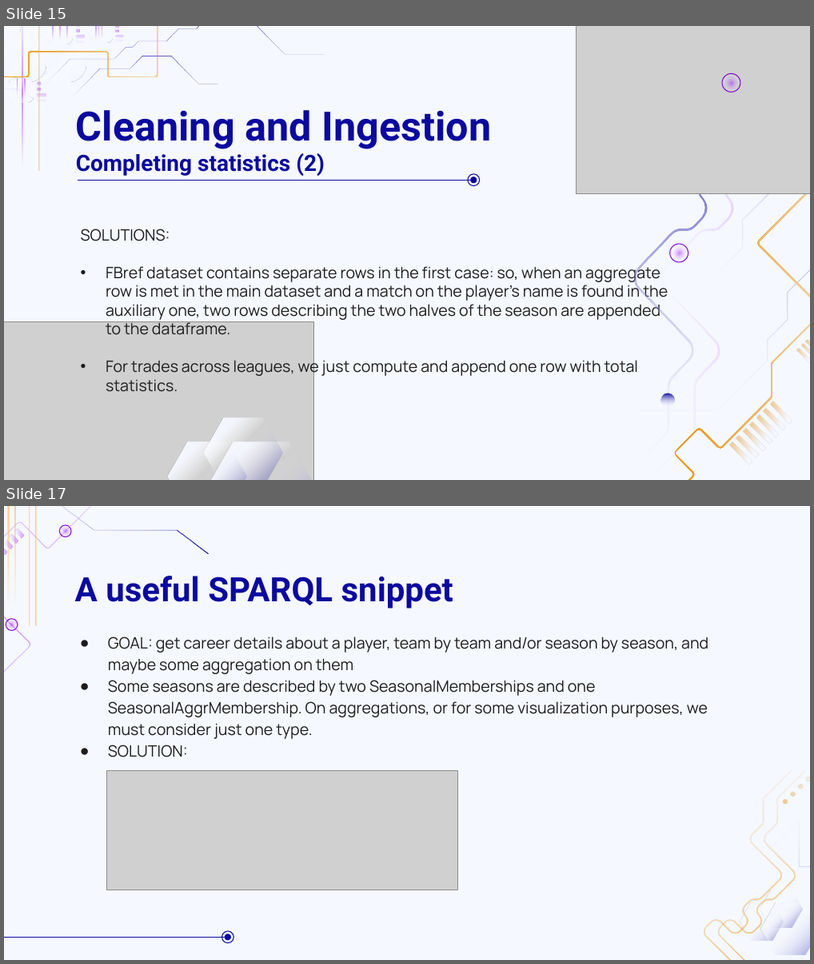
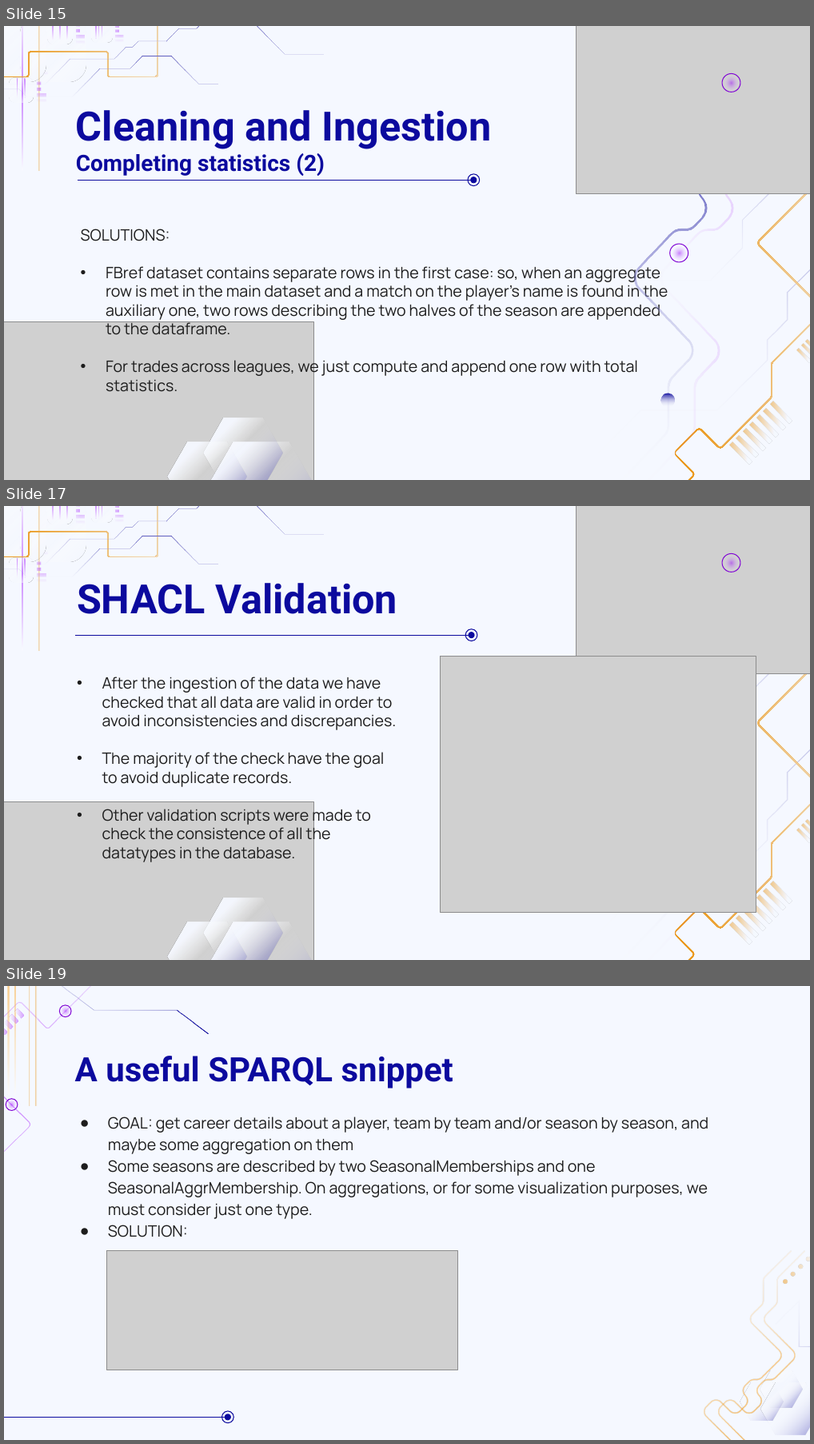
Before and after one commit to MarcoGasparini00/DataCrafters, a slide deck: presentation/DB2.pptx. Shown one above the other, each under a label of ours: slides 15 and 17 before the commit, slides 15, 17 and 19 after it; the slides between them are not shown. The pictures are 814x964 and 814x1444 pixels, drawn with LibreOffice and Linux fonts; fonts in the diff are those of the drawing; grey boxes stand for pictures; background and template pictures are left out. Boxes give left, top, right and bottom in pixels: in the first picture for what was removed or moved away, otherwise in the second. Text is boxed around its words. In the diff, an @@ line names an element or a change of style, - is before the commit and + after.

```diff
--- a/presentation/DB2.pptx
+++ b/presentation/DB2.pptx
@@ slide 17 added at [4, 506, 810, 960], background #F5F8FF; not listed: 28 template elements that a slide beside it also shows @@
@@ group added at [576, 506, 810, 960]: 15 freeform shapes, 2 ellipses, 1 picture @@
@@ title added at [77, 583, 398, 614], 36 pt, text #0C0A9E, bold @@
+SHACL Validation
@@ line added from (76, 635) to (470, 635), #0C0A9E 0.75 pt @@
@@ ellipse added at [466, 629, 478, 641], outline #0C0A9E 0.75 pt @@
@@ ellipse added at [469, 632, 475, 638], fill #0C0A9E @@
@@ picture added at [440, 656, 756, 912] @@
@@ subtitle added at [102, 676, 396, 862], 14 pt, text #1D1D1D @@
+• After the ingestion of the data we have
+  checked that all data are valid in order to
+  avoid inconsistencies and discrepancies.
+• The majority of the check have the goal
+  to avoid duplicate records.
+• Other validation scripts were made to
+  check the consistence of all the
+  datatypes in the database.
@@ group added at [4, 802, 317, 960]: 3 freeform shapes, 1 picture @@
@@ what was slide 17 is now slide 19 @@
```
Also in this commit, not shown: 2 slides changed, 3 other slides added.
